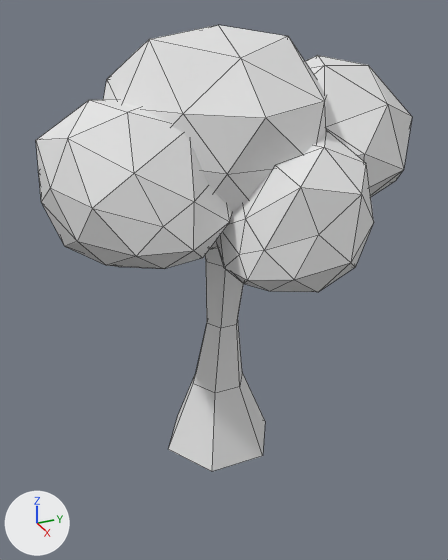
Before and after pictures for a commit that changed the Blender file Raw Assets/trees.blend.
One viewpoint serves both versions: a camera (50 mm lens) standing at (5.74, -2.51, 4.46) and looking at (-0.08, 0.11, 1.55). The lights are fixed; the arrows at lower left show +X, +Y and +Z. Mesh edges are drawn as thin lines.

The older version as bpy lines, for what is in view:
```python
me_cylinder = bpy.data.meshes.new('Cylinder')
me_cylinder.from_pydata(...)  # 252 vertices, 480 faces; spans x -1.75..1.64, y -1.8..2.0, z 1.77..4.23
me_cylinder_001 = bpy.data.meshes.new('Cylinder.001')
me_cylinder_001.from_pydata(...)  # 30 vertices, 26 faces; spans x -0.57..0.57, y -0.66..0.66, z -0.52..2.6
# before: 0 (0.0, 0.66, -0.52) at pixel (265, 421), 1 (0.0, 0.32, 0.33) at pixel (242, 371), 2 (0.57, 0.33, -0.52) at pixel (262, 455), 3 (0.27, 0.16, 0.33) at pixel (239, 386), 4 (0.57, -0.33, -0.52) at pixel (212, 471)
# before: 5 (0.27, -0.16, 0.33) at pixel (215, 393), 6 (0.0, -0.66, -0.52) at pixel (168, 449), 7 (0.0, -0.32, 0.33) at pixel (193, 383), 8 (-0.57, -0.33, -0.52) at pixel (177, 415), 9 (-0.27, -0.16, 0.33) at pixel (197, 369)
# before: 10 (-0.57, 0.33, -0.52), 11 (-0.27, 0.16, 0.33)
ob_treeleaves = bpy.data.objects.new('treeleaves', me_cylinder)
ob_treeleaves.location = (0.0, 0.0, 0.0)
ob_treetrunk = bpy.data.objects.new('treetrunk', me_cylinder_001)
ob_treetrunk.location = (0.0, 0.0, 0.0)
```
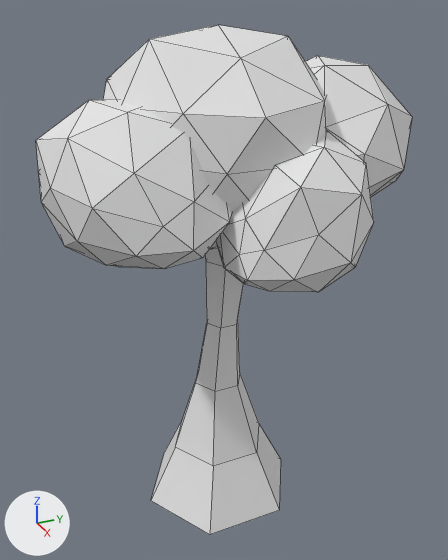
What changed in the scene script:
```text
Change me_cylinder_001:
    where me_cylinder_001.from_pydata(...)  # 30 vertices, 26 faces; spans x -0.57..0.57, y -0.66..0.66, z -0.52..2.6
    used by ob_treetrunk; location = (0.0, 0.0, 0.0)
    verts and faces of me_cylinder_001; kept vertices keep their numbers, new ones are numbered from 30
    me_cylinder_001 part 1
    add delete_faces([(0, 2, 4, 6, 8, 10)])
    add verts[0] = (0.0, 0.57, -0.52)  # moved, pixel (258, 423)
    add verts[1] = (0.0, 0.29, 0.33)  # moved, pixel (239, 372)
    add verts[2] = (0.49, 0.28, -0.52)  # moved, pixel (256, 452)
    add verts[3] = (0.25, 0.14, 0.33)  # moved, pixel (237, 385)
    add verts[4] = (0.49, -0.28, -0.52)  # moved, pixel (213, 466)
    add verts[5] = (0.25, -0.14, 0.33)  # moved, pixel (215, 391)
    add verts[6] = (0.0, -0.57, -0.52)  # moved, pixel (175, 447)
    add verts[7] = (0.0, -0.29, 0.33)  # moved, pixel (195, 383)
    add verts[8] = (-0.49, -0.28, -0.52)  # moved, pixel (182, 418)
    add verts[9] = (-0.25, -0.14, 0.33)  # moved
    add verts[10] = (-0.49, 0.28, -0.52)  # moved
    add verts[11] = (-0.25, 0.14, 0.33)  # moved
    add verts[30] = (0.0, 0.92, -1.23)  # pixel (280, 459)
    add verts[31] = (0.79, 0.46, -1.23)  # pixel (279, 510)
    add verts[32] = (0.79, -0.46, -1.23)  # pixel (209, 534)
    add verts[33] = (0.0, -0.92, -1.23)  # pixel (150, 500)
    add verts[34] = (-0.8, -0.46, -1.23)  # pixel (164, 451)
    add verts[35] = (-0.8, 0.46, -1.23)
    add faces += [(0, 30, 35, 10), (30, 31, 32, 33, 34, 35), (6, 8, 34, 33), (2, 4, 32, 31), (8, 10, 35, 34), (0, 2, 31, 30)]
    add faces += [(4, 6, 33, 32)]
```

Pixel boxes (x1, y1, x2, y2) of what changed, in the pictures (448 x 560 px):
'treetrunk', reshaped (35% wider, 28% taller)
    before: (169, 248, 265, 471)
    after: (151, 248, 281, 534)
part 1 of me_cylinder_001, built on
    before: (169, 319, 265, 471)
    after: (151, 319, 281, 534)
